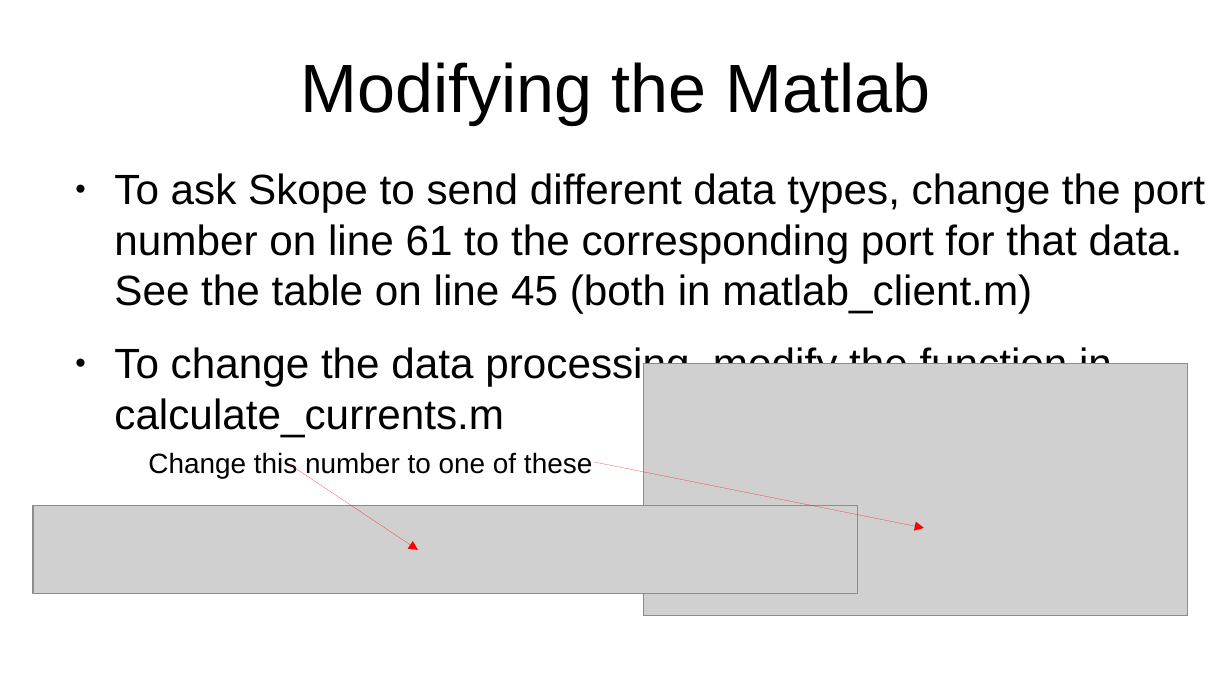
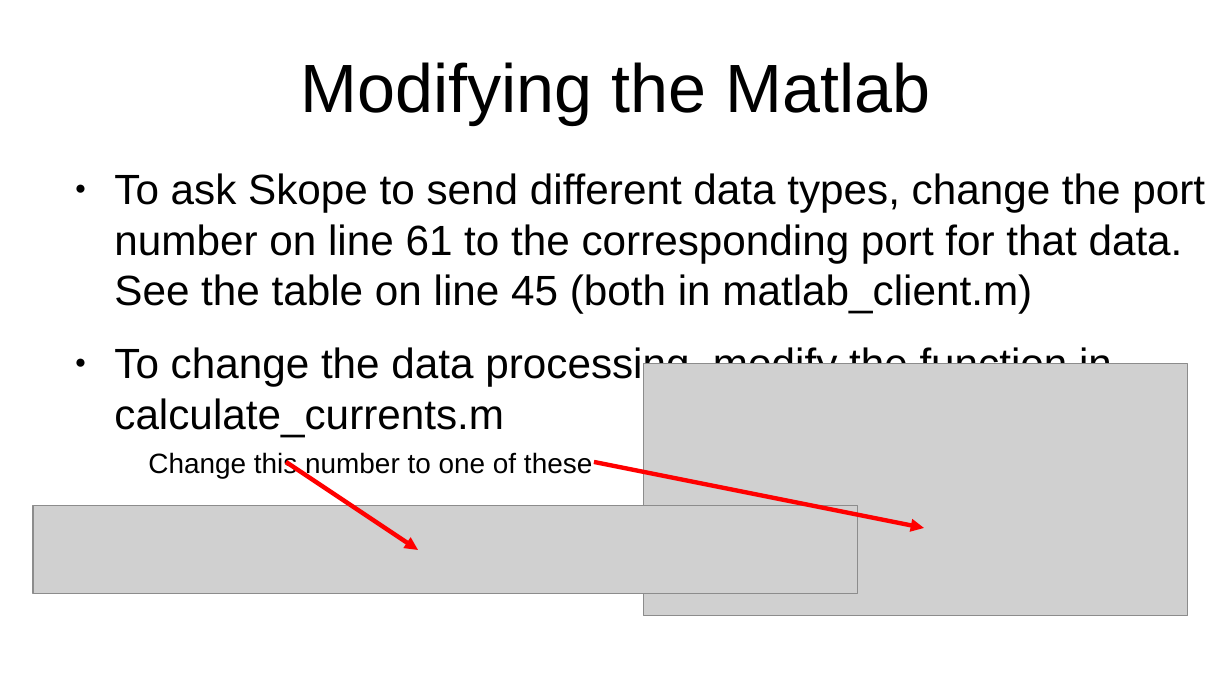
Before and after one commit to seventeenmagpie/skope-mrshim, a slide deck: slide 36 of shimmer/docs/user_guide_with_images.odp. Drawn at 1232x693 pixels with LibreOffice and Linux fonts; fonts in the diff are those of the drawing; grey boxes stand for pictures. Boxes give left, top, right and bottom in pixels: in the first picture for what was removed or moved away, otherwise in the second. Text is boxed around its words. In the diff, an @@ line names an element or a change of style, - is before the commit and + after.

```diff
--- a/shimmer/docs/user_guide_with_images.odp
+++ b/shimmer/docs/user_guide_with_images.odp
@@ arrow (286, 462) - (418, 550): stroke #FF0000 0 pt to #FF0000 2.83 pt @@
@@ arrow (594, 462) - (925, 528): stroke #FF0000 0 pt to #FF0000 2.83 pt @@
```
Also in this commit, not shown: 12 other slides changed, 4 slides added, 19 other files.
